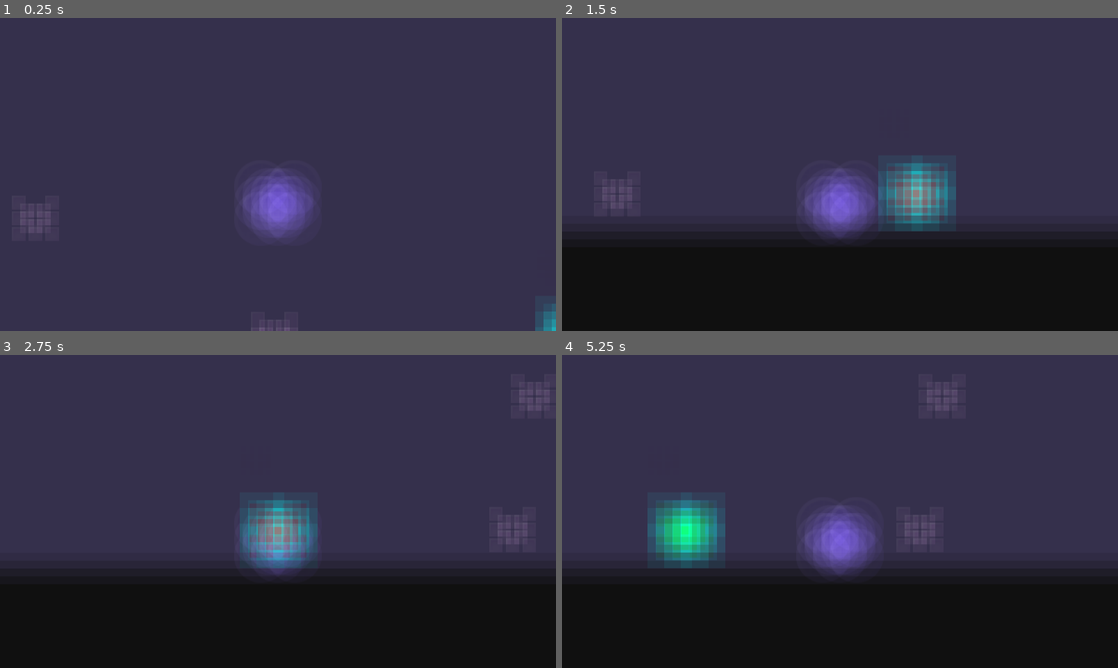
Above: before the commit, frames 1-4 (two rows, left to right).
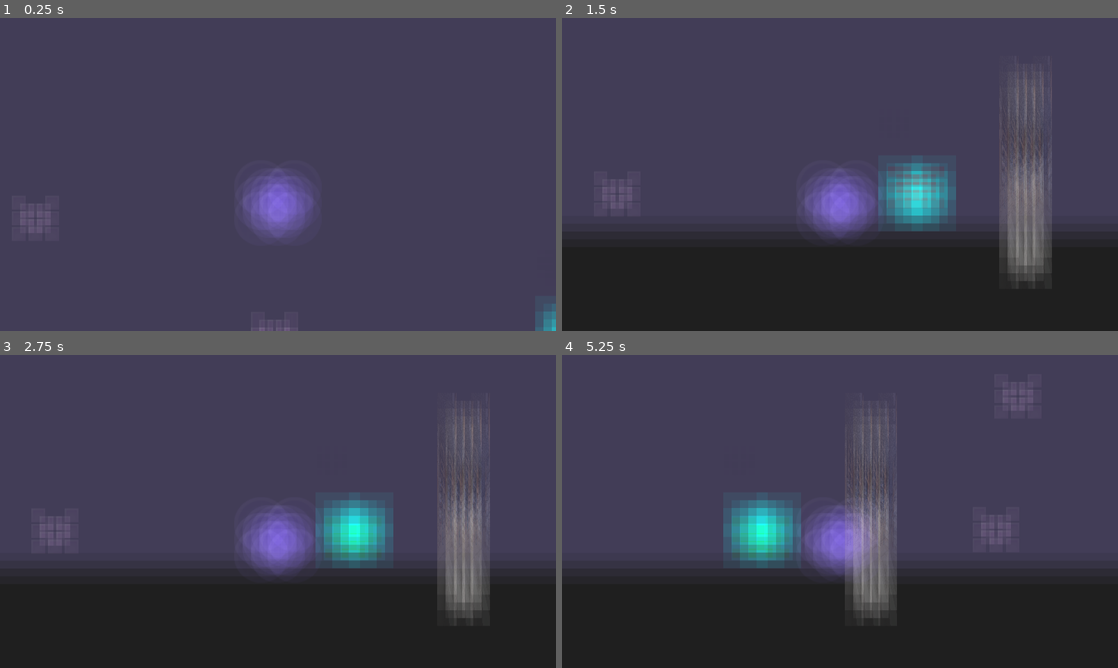
Above: after the commit, the same moments.

Repository: KaratePikachu/JamfestFall2024
Game: Godot game, scene res://Level/test_open_world.tscn
Same seed, same stepped clock (60 frames per second), same inputs: the game is played once before the commit and once after it.
Inputs:
- Up to frame 1 (0.25 s): no input
- Up to frame 2 (1.5 s): hold D (move_right) from 0.53 s (still down); tap E (interact) at 0.6 s; tap Space (jump) at 0.77 s; tap 5 (equip_drone) at 1.35 s
- Up to frame 3 (2.75 s): tap Space (jump) at 1.52 s; tap E (interact) at 1.55, 2.3 s; release D (move_right) at 2.03 s; hold A (move_left) from 2.03 s (still down); hold 3 (equip_infared) from 2.03 s (still down)
- Up to frame 4 (5.25 s): release A (move_left) at 2.78 s; release 3 (equip_infared) at 2.78 s; hold D (move_right) 2.78-4.28 s; tap 8 (equip_kaleidoscope) at 2.85 s; tap Space (jump) at 3.02, 3.77, 4.52 s; tap E (interact) at 3.05, 3.8, 4.55 s; hold 6 (equip_lidar) 3.53-4.28 s; hold A (move_left) 4.28-5.03 s; tap 9 (equip_monocle) at 4.35 s; hold D (move_right) from 5.03 s (still down); hold 7 (equip_normal) from 5.03 s (still down)

The runs differ from the first frame. In frame 2, 6.5% of the frame differs, in the area x 58-89%, y 14-87%; in frame 3, 11%; in frame 4, 12%, in the area x 15-85%, y 6-87%.

Commit message:
dor + level.

Diff:
--- /dev/null
+++ b/Interactable/Door/Door.tscn
@@ -0,0 +1,19 @@
+[gd_scene load_steps=4 format=3 uid="uid://lpj2ux5e6qek"]
+
+[ext_resource type="Script" path="res://Interactable/Door/door.gd" id="1_hov6w"]
+[ext_resource type="Texture2D" uid="uid://du2ny8sqqteyb" path="res://IMG_4576.JPEG" id="2_55n8l"]
+
+[sub_resource type="RectangleShape2D" id="RectangleShape2D_xhvvb"]
+size = Vector2(31, 39)
+
+[node name="Door" type="StaticBody2D"]
+script = ExtResource("1_hov6w")
+
+[node name="CollisionArea" type="CollisionShape2D" parent="."]
+position = Vector2(15.5, 20.5)
+shape = SubResource("RectangleShape2D_xhvvb")
+
+[node name="DoorSprite" type="Sprite2D" parent="."]
+position = Vector2(16, 21)
+scale = Vector2(0.01, -0.01)
+texture = ExtResource("2_55n8l")
--- /dev/null
+++ b/Interactable/Door/door.gd
@@ -0,0 +1,18 @@
+extends StaticBody2D
+
+@export var open := false
+@export var color := Color(0,0,0)
+
+func _on_ready() -> void:
+	$DoorSprite.color = color
+
+# Called when the node enters the scene tree for the first time.
+func _on_triggered() -> void:
+	print("WAHHHHHHHH")
+	open = !open
+	if(open):
+		$DoorSprite.modulate.a = 100
+		$CollisionArea.set_deferred("disabled", true)
+	else:
+		$DoorSprite.modulate.a = 20
+		$CollisionArea.set_deferred("disabled", false)
--- a/Interactable/Switch/switch.gd
+++ b/Interactable/Switch/switch.gd
@@ -5,6 +5,8 @@
 
 @onready var offNode = get_node("Switch").get_child(0)
 @onready var onNode = get_node("Switch").get_child(1)
+
+signal triggered
 
 func _on_ready():
 	$Switch.color = color
@@ -18,3 +20,4 @@
 		offNode.visible = false
 		onNode.visible = true
 	status = !status
+	triggered.emit()
--- a/Interactable/Switch/switch.tscn
+++ b/Interactable/Switch/switch.tscn
@@ -23,14 +23,14 @@
 offset_left = 17.0
 offset_top = 19.0
 offset_right = 57.0
-offset_bottom = 59.0
+offset_bottom = 37.0
 color = Color(1, 0, 0, 1)
 
 [node name="On" type="ColorRect" parent="Switch" index="1"]
 visible = false
 layout_mode = 0
 offset_left = 16.0
-offset_top = 18.0
+offset_top = 43.0
 offset_right = 56.0
 offset_bottom = 58.0
 color = Color(0, 1, 0, 1)
--- a/Interactable/interactable.tscn
+++ b/Interactable/interactable.tscn
@@ -5,7 +5,7 @@
 
 [sub_resource type="CircleShape2D" id="CircleShape2D_jwq1a"]
 
-[node name="Switch" type="Area2D"]
+[node name="Switch2" type="Area2D"]
 collision_layer = 4
 collision_mask = 2
 script = ExtResource("1_mwdno")
--- a/Level/test_open_world.tscn
+++ b/Level/test_open_world.tscn
@@ -1,10 +1,11 @@
-[gd_scene load_steps=11 format=3 uid="uid://d1kjkl2jsqa1j"]
+[gd_scene load_steps=13 format=3 uid="uid://d1kjkl2jsqa1j"]
 
 [ext_resource type="Shader" path="res://Shaders/Blur.gdshader" id="1_of5qh"]
 [ext_resource type="PackedScene" uid="uid://u5vlmp8hm4ku" path="res://Player/player.tscn" id="1_svam2"]
 [ext_resource type="PackedScene" uid="uid://b68p8jegitusu" path="res://Enviorment/death_square.tscn" id="2_sh6tp"]
 [ext_resource type="Texture2D" uid="uid://cxl5cvsgyxcoe" path="res://Level/TestLevel/princess.png" id="2_wrlyu"]
 [ext_resource type="PackedScene" uid="uid://bmvu0eqsw4qql" path="res://Interactable/Switch/switch.tscn" id="4_2pa1x"]
+[ext_resource type="PackedScene" uid="uid://lpj2ux5e6qek" path="res://Interactable/Door/Door.tscn" id="6_mqqco"]
 [ext_resource type="PackedScene" uid="uid://dp7fxu33gf8m0" path="res://Canvas/vision_effects.tscn" id="6_o2frb"]
 
 [sub_resource type="RectangleShape2D" id="RectangleShape2D_jw1re"]
@@ -25,6 +26,13 @@
 shader_parameter/y_blur_offest = 0.99
 
 [sub_resource type="ShaderMaterial" id="ShaderMaterial_lmnva"]
+shader = ExtResource("1_of5qh")
+shader_parameter/scale = 1.0
+shader_parameter/lod = 0.0
+shader_parameter/x_blur_offest = 0.0
+shader_parameter/y_blur_offest = 0.0
+
+[sub_resource type="ShaderMaterial" id="ShaderMaterial_jqcd5"]
 shader = ExtResource("1_of5qh")
 shader_parameter/scale = 1.0
 shader_parameter/lod = 0.0
@@ -100,5 +108,24 @@
 
 [node name="Switch" parent="." instance=ExtResource("4_2pa1x")]
 position = Vector2(993, 529)
+color = Color(0.6, 0.6, 0.6, 1)
 
 [node name="VisionEffects" parent="." instance=ExtResource("6_o2frb")]
+
+[node name="CanvasLayer" type="CanvasLayer" parent="."]
+
+[node name="ColorRect" type="ColorRect" parent="CanvasLayer"]
+material = SubResource("ShaderMaterial_jqcd5")
+anchors_preset = 15
+anchor_right = 1.0
+anchor_bottom = 1.0
+grow_horizontal = 2
+grow_vertical = 2
+size_flags_horizontal = 3
+size_flags_vertical = 3
+
+[node name="Door" parent="." instance=ExtResource("6_mqqco")]
+position = Vector2(1165, 314)
+scale = Vector2(1.08, 8.64)
+
+[connection signal="triggered" from="Switch" to="Door" method="_on_triggered"]
Binary file added: IMG_4576.JPEG
Not shown, added: IMG_4576.JPEG.import
